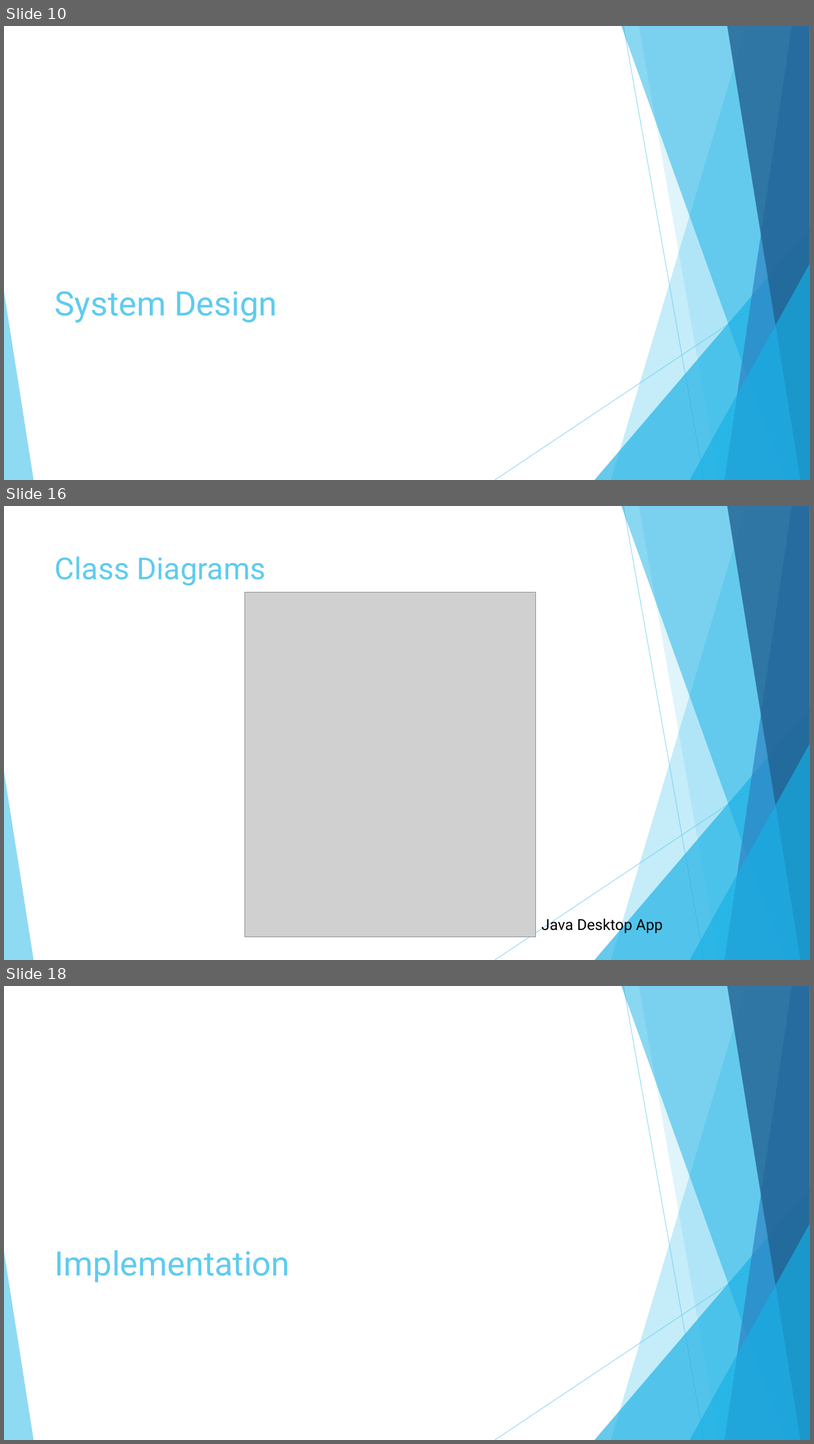
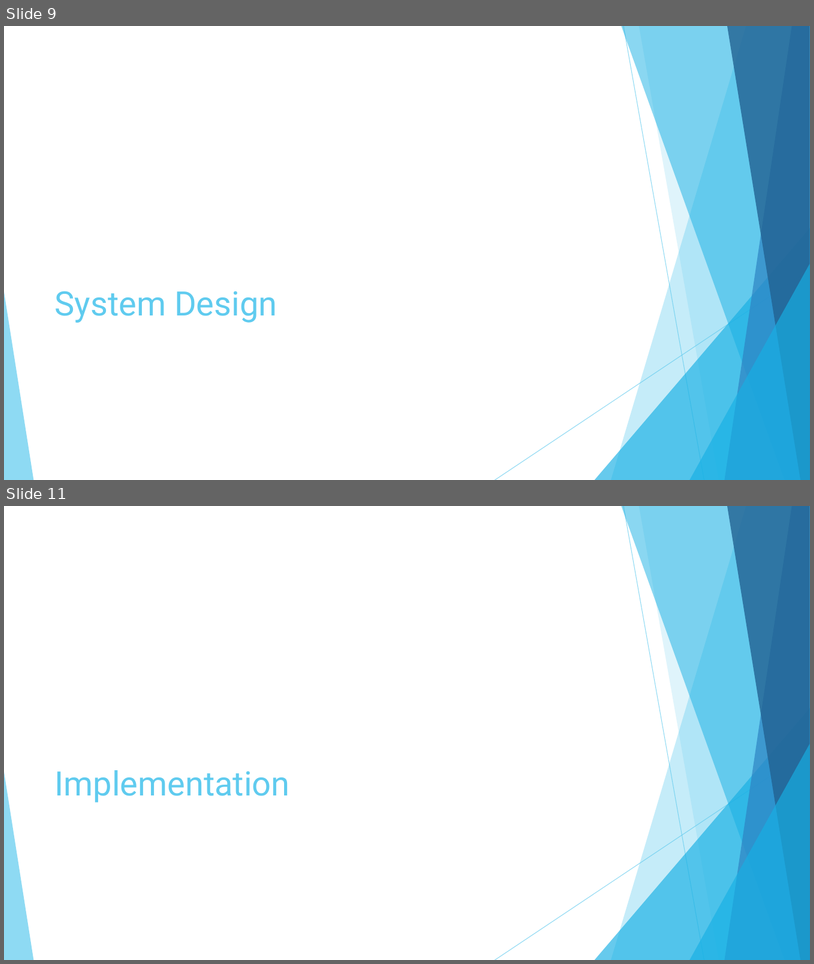
Before and after one commit to DaveWoodie/SpringWater, a slide deck: Project SpringWater 4 Weeks.pptx. Shown one above the other, each under a label of ours: slides 10, 16 and 18 before the commit, slides 9 and 11 after it; the slides between them are not shown. The pictures are 814x1444 and 814x964 pixels, drawn with LibreOffice and Linux fonts; fonts in the diff are those of the drawing; grey boxes stand for pictures. Boxes give left, top, right and bottom in pixels: in the first picture for what was removed or moved away, otherwise in the second. Text is boxed around its words. In the diff, an @@ line names an element or a change of style, - is before the commit and + after.

```diff
--- a/Project SpringWater 4 Weeks.pptx
+++ b/Project SpringWater 4 Weeks.pptx
@@ slide 16 removed at box(4, 506, 810, 960), background #FFFFFF; not listed: 10 template elements that a slide beside it also shows @@
@@ title removed at box(55, 556, 266, 586) @@
-Class Diagrams
@@ picture removed at box(245, 592, 536, 937) @@
@@ text removed at box(542, 916, 663, 933) @@
-Java Desktop App
@@ what was slide 10 is now slide 9 @@
@@ what was slide 18 is now slide 11 @@
```
Also in this commit, not shown: 1 slide changed, 1 slide added, 7 other slides removed, 2 other files.
